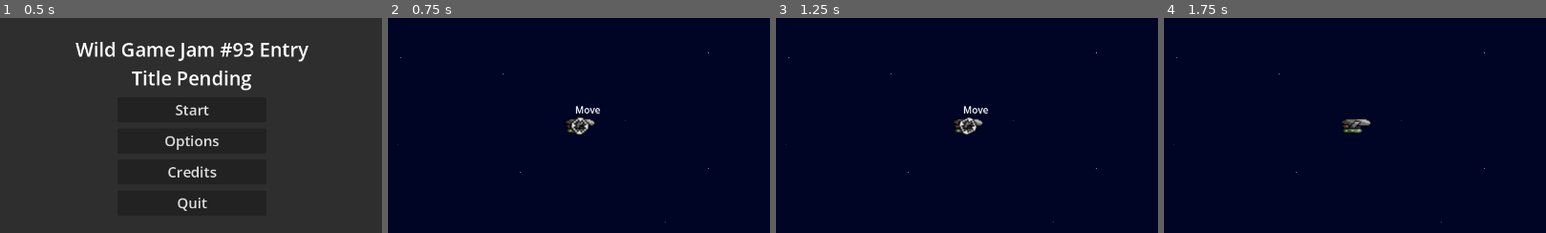
Above: before the commit, frames 1-4 (left to right).
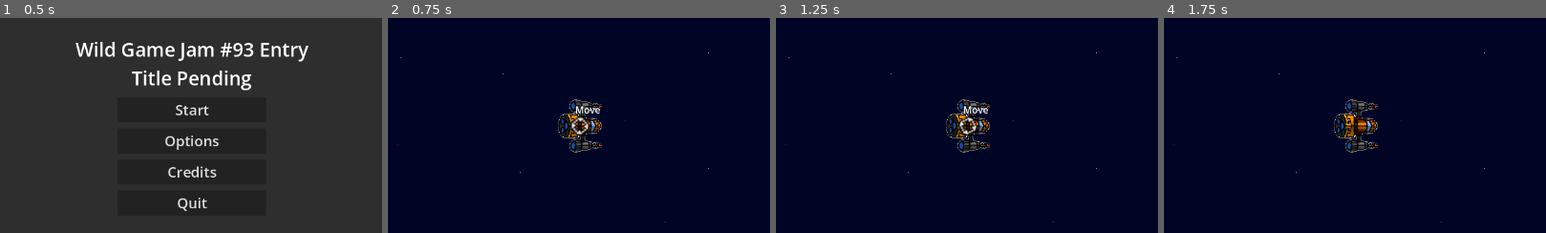
Above: after the commit, the same moments.

Repository: Sadathy/Wild-Jam-93
Game: Godot game, scene res://Scenes/main.tscn
Two runs of this game, one before a commit and one after it. Both use one fixed random seed, a clock stepped at 60 frames per second and the inputs below.
Inputs (mouse positions are % of the whole screen's width and height, from its top left):
- Up to frame 1 (0.5 s): no input
- Up to frame 2 (0.75 s): click "Start" at 0.5 s
- Up to frame 3 (1.25 s): no input
- Up to frame 4 (1.75 s): move the mouse to (72, 45) at 1.27 s; tap Space (next_turn) at 1.35 s
The pictures show only the part of the screen within x 25-75%, y 25-75%; the shares and areas given below are measured in that part.

Frame 1 is identical in both runs. In frame 2, 1.4% of the frame differs, in the area x 44-56%, y 37-63%; in frame 3, 1.4%; in frame 4, 1.6%.

Commit message:
Added player ship lighting

Diff:
--- a/wild-jam-93-project/Scenes/Interactables/asteroid.tscn
+++ b/wild-jam-93-project/Scenes/Interactables/asteroid.tscn
@@ -1,7 +1,7 @@
 [gd_scene format=3 uid="uid://ctc7rs0xwmvya"]
 
-[ext_resource type="Texture2D" uid="uid://b1yx5523ydvba" path="res://Assets/asteroid.png" id="1_6buvt"]
-[ext_resource type="Texture2D" uid="uid://c57jco7jckh6e" path="res://Assets/asteroid_line.png" id="2_nhepu"]
+[ext_resource type="Texture2D" uid="uid://b1yx5523ydvba" path="res://Assets/Textures/asteroid.png" id="1_6buvt"]
+[ext_resource type="Texture2D" uid="uid://c57jco7jckh6e" path="res://Assets/Textures/asteroid_line.png" id="2_nhepu"]
 
 [sub_resource type="CircleShape2D" id="CircleShape2D_6buvt"]
 radius = 14.0
--- a/wild-jam-93-project/Scenes/UI/target_indicator.tscn
+++ b/wild-jam-93-project/Scenes/UI/target_indicator.tscn
@@ -1,6 +1,6 @@
 [gd_scene format=3 uid="uid://dsbyr6xn56eg4"]
 
-[ext_resource type="Texture2D" uid="uid://bi8lajpxbnwln" path="res://Assets/target_indicator.png" id="1_he4w7"]
+[ext_resource type="Texture2D" uid="uid://bi8lajpxbnwln" path="res://Assets/Textures/target_indicator.png" id="1_he4w7"]
 [ext_resource type="Script" uid="uid://cq7vw8fvsw5cq" path="res://Scripts/UI/target_indicator.gd" id="1_itg3d"]
 
 [node name="TargetIndicator" type="Node2D" unique_id=943005867]
--- a/wild-jam-93-project/Scenes/UI/target_line.tscn
+++ b/wild-jam-93-project/Scenes/UI/target_line.tscn
@@ -1,6 +1,6 @@
 [gd_scene format=3 uid="uid://c68eu6qksr8n5"]
 
-[ext_resource type="Texture2D" uid="uid://muvq70ljaj3x" path="res://Assets/target_line.png" id="1_rskg4"]
+[ext_resource type="Texture2D" uid="uid://muvq70ljaj3x" path="res://Assets/Textures/target_line.png" id="1_rskg4"]
 
 [node name="TargetLine" type="Line2D" unique_id=732587031]
 texture_filter = 1
--- a/wild-jam-93-project/Scenes/level.tscn
+++ b/wild-jam-93-project/Scenes/level.tscn
@@ -1,7 +1,7 @@
 [gd_scene format=3 uid="uid://clapjpkbdbn3e"]
 
 [ext_resource type="Script" uid="uid://86xmyjd00d16" path="res://Scripts/level.gd" id="1_tumq0"]
-[ext_resource type="Texture2D" uid="uid://waha2uhoxmuk" path="res://Assets/space_background.png" id="2_k5f4k"]
+[ext_resource type="Texture2D" uid="uid://waha2uhoxmuk" path="res://Assets/Textures/space_background.png" id="2_k5f4k"]
 
 [node name="Level" type="Node2D" unique_id=849871524]
 script = ExtResource("1_tumq0")
--- a/wild-jam-93-project/Scenes/player_ship.tscn
+++ b/wild-jam-93-project/Scenes/player_ship.tscn
@@ -1,10 +1,15 @@
 [gd_scene format=3 uid="uid://cax3vk1gvhxex"]
 
 [ext_resource type="Script" uid="uid://drdamynud5vaq" path="res://Scripts/Player/player_ship.gd" id="1_6s7s7"]
-[ext_resource type="Texture2D" uid="uid://cp2yl4j5nihyb" path="res://Assets/player_ship.png" id="2_6s7s7"]
+[ext_resource type="Texture2D" uid="uid://de1jnlbbxb7bq" path="res://Assets/Textures/PlayerShip/ship-base.png" id="2_6s7s7"]
+[ext_resource type="Script" uid="uid://cum8838bcm0oy" path="res://Scripts/Player/player-sprite-lighting.gd" id="3_n4oq7"]
+[ext_resource type="Texture2D" uid="uid://c4xha33abt23d" path="res://Assets/Textures/PlayerShip/lit-from-back.png" id="4_0gljw"]
+[ext_resource type="Texture2D" uid="uid://cvi2lqa1cl4ee" path="res://Assets/Textures/PlayerShip/lit-from-front.png" id="5_xljp0"]
+[ext_resource type="Texture2D" uid="uid://cfdtqk6xi431m" path="res://Assets/Textures/PlayerShip/lit-from-left.png" id="6_wfgbg"]
+[ext_resource type="Texture2D" uid="uid://dphha8bwvfruu" path="res://Assets/Textures/PlayerShip/lit-from-right.png" id="7_o3pyb"]
 
 [sub_resource type="RectangleShape2D" id="RectangleShape2D_6s7s7"]
-size = Vector2(45, 12)
+size = Vector2(103.01299, 40.245422)
 
 [node name="Player Ship" type="CharacterBody2D" unique_id=984119636]
 collision_layer = 0
@@ -12,11 +17,13 @@
 
 [node name="Sprite" type="Sprite2D" parent="." unique_id=411507298]
 unique_name_in_owner = true
-scale = Vector2(2, 2)
+rotation = -1.5707964
+scale = Vector2(0.6982917, 0.6982917)
 texture = ExtResource("2_6s7s7")
 
 [node name="CollisionShape2D" type="CollisionShape2D" parent="." unique_id=966913274]
-position = Vector2(0, -6)
+position = Vector2(-0.5000001, -0.3658613)
+scale = Vector2(0.61157334, 0.5648275)
 shape = SubResource("RectangleShape2D_6s7s7")
 
 [node name="Camera" type="Camera2D" parent="." unique_id=1087476652]
@@ -29,3 +36,31 @@
 offset_right = 188.0
 offset_bottom = 23.0
 text = "Your turn (Space to end)"
+
+[node name="Shadows" type="Node2D" parent="." unique_id=1977834336]
+script = ExtResource("3_n4oq7")
+lighting_angle_offset = 45
+
+[node name="LitFromBack" type="Sprite2D" parent="Shadows" unique_id=1941087890]
+unique_name_in_owner = true
+rotation = -1.5707964
+scale = Vector2(0.6982917, 0.6982917)
+texture = ExtResource("4_0gljw")
+
+[node name="LitFromFront" type="Sprite2D" parent="Shadows" unique_id=12139891]
+unique_name_in_owner = true
+rotation = -1.5707964
+scale = Vector2(0.6982917, 0.6982917)
+texture = ExtResource("5_xljp0")
+
+[node name="LitFromLeft" type="Sprite2D" parent="Shadows" unique_id=961777531]
+unique_name_in_owner = true
+rotation = -1.5707964
+scale = Vector2(0.6982917, 0.6982917)
+texture = ExtResource("6_wfgbg")
+
+[node name="LitFromRight" type="Sprite2D" parent="Shadows" unique_id=1921144366]
+unique_name_in_owner = true
+rotation = -1.5707964
+scale = Vector2(0.6982917, 0.6982917)
+texture = ExtResource("7_o3pyb")
--- /dev/null
+++ b/wild-jam-93-project/Scripts/Player/player-sprite-lighting.gd
@@ -0,0 +1,24 @@
+extends Node2D
+
+@export var lighting_angle_offset : int
+
+@onready var lit_from_back : Sprite2D = $LitFromBack
+@onready var lit_from_front : Sprite2D = $LitFromFront
+@onready var lit_from_left : Sprite2D = $LitFromLeft
+@onready var lit_from_right : Sprite2D = $LitFromRight
+
+# Called when the node enters the scene tree for the first time.
+func _ready() -> void:
+	pass # Replace with function body.
+
+
+# Called every frame. 'delta' is the elapsed time since the previous frame.
+func _process(delta: float) -> void:
+	# Modulation for "Lit From Back"
+	lit_from_back.modulate.a = -cos(global_rotation + deg_to_rad(lighting_angle_offset))
+	# Modulation for "Lit From Front"
+	lit_from_front.modulate.a = cos(global_rotation + deg_to_rad(lighting_angle_offset))
+	# Modulation for "Lit From Left"
+	lit_from_left.modulate.a = sin(global_rotation + deg_to_rad(lighting_angle_offset))
+	# Modulation for "Lit From Right"
+	lit_from_right.modulate.a = -sin(global_rotation + deg_to_rad(lighting_angle_offset))
Binary file added: wild-jam-93-project/Assets/Textures/PlayerShip/lit-from-back.png
Not shown, added: wild-jam-93-project/Assets/Textures/PlayerShip/lit-from-back.png.import
Binary file added: wild-jam-93-project/Assets/Textures/PlayerShip/lit-from-front.png
Not shown, changed: wild-jam-93-project/Assets/Textures/PlayerShip/lit-from-front.png.import
Binary file added: wild-jam-93-project/Assets/Textures/PlayerShip/lit-from-left.png
Not shown, changed: wild-jam-93-project/Assets/Textures/PlayerShip/lit-from-left.png.import
Binary file added: wild-jam-93-project/Assets/Textures/PlayerShip/lit-from-right.png
Not shown, added: wild-jam-93-project/Assets/Textures/PlayerShip/lit-from-right.png.import
Renamed: wild-jam-93-project/Assets/player_ship.png -> wild-jam-93-project/Assets/Textures/PlayerShip/player_ship_placeholder.png
Not shown, changed: wild-jam-93-project/Assets/Textures/PlayerShip/player_ship_placeholder.png.import
Binary file added: wild-jam-93-project/Assets/Textures/PlayerShip/ship-base.png
Not shown, added: wild-jam-93-project/Assets/Textures/PlayerShip/ship-base.png.import
(and 14 more such lines)
